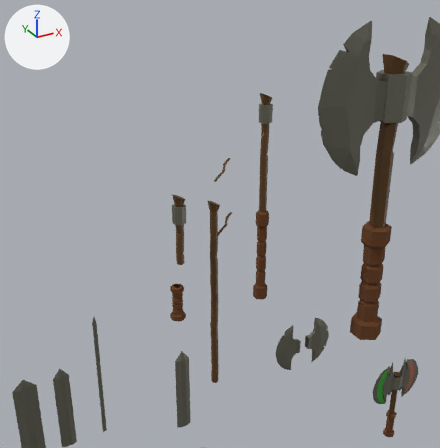
The Blender file tutorial/grand_abbitt/axe.blend, before and after one commit.
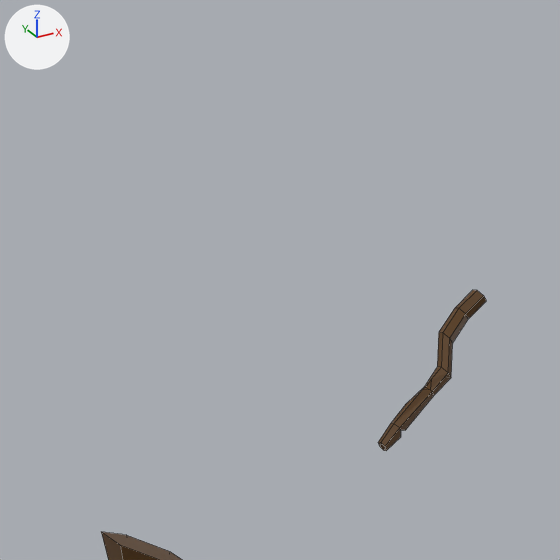
Each version appears first from a camera (50 mm lens) standing at (19.23, -13.05, 22.0) and looking at (28.52, 3.84, 13.56), and next in a close-up on the part from 36% to 55% of the width and 25% to 44% of the height. The lights are fixed; the arrows at upper left show +X, +Y and +Z. The close-ups show mesh edges as thin lines.

Names of what the first close-up shows: 'eldoria_axe.003', 'eldoria_axe.005'.
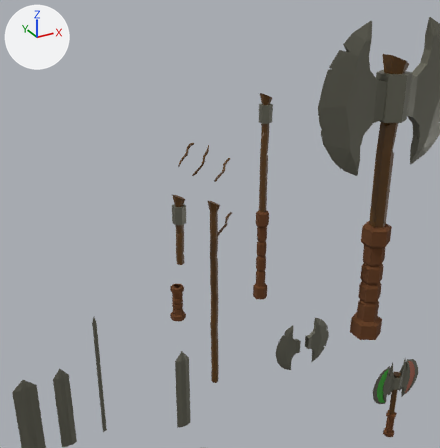
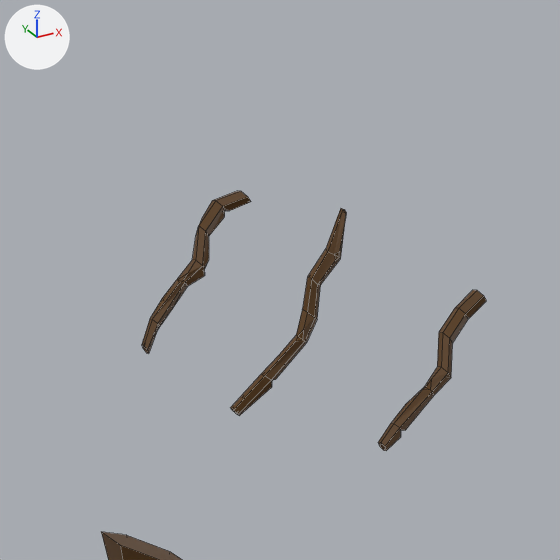
What differs and where, as boxes [x1, y1, x2, y2] in the close-ups (560 x 560 px):
```json
{"object": "eldoria_axe.006", "change": "added", "after": [231, 208, 346, 416], "on screen": "brown"}
{"object": "eldoria_axe.007", "change": "added", "after": [142, 191, 251, 354], "on screen": "brown"}
```

The change, as JSON lines over the scene's bpy script:
```json
{"op": "add", "block": "me_cylinder_010", "code": ["me_cylinder_010 = bpy.data.meshes.new('Cylinder.010')", "me_cylinder_010.from_pydata(...)  # 66 vertices, 53 faces; spans x -0.314..0.421, y -0.139..0.195, z -0.373..0.366", "me_cylinder_010.materials.append(mat_eldoria_weapon_wood)  # brown #5c3c11"]}
{"op": "add", "block": "me_cylinder_009", "code": ["me_cylinder_009 = bpy.data.meshes.new('Cylinder.009')", "me_cylinder_009.from_pydata(...)  # 57 vertices, 47 faces; spans x -0.356..0.305, y -0.053..0.133, z -0.476..0.564", "me_cylinder_009.materials.append(mat_eldoria_weapon_wood)  # brown #5c3c11"]}
{"op": "add", "block": "ob_eldoria_axe_007", "code": ["ob_eldoria_axe_007 = bpy.data.objects.new('eldoria_axe.007', me_cylinder_010)", "ob_eldoria_axe_007.location = (27.967, 5.352, 15.701)"]}
{"op": "add", "block": "ob_eldoria_axe_006", "code": ["ob_eldoria_axe_006 = bpy.data.objects.new('eldoria_axe.006', me_cylinder_009)", "ob_eldoria_axe_006.location = (28.282, 4.663, 15.562)"]}
```
